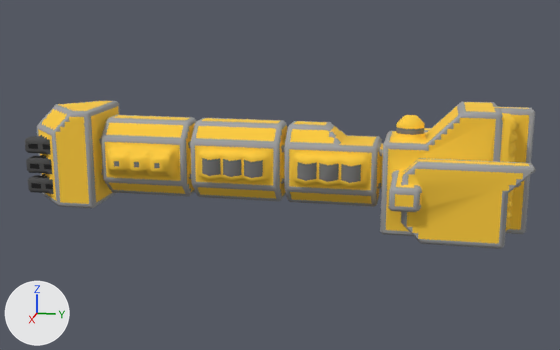
A saved change to the OBJ model src/jsMain/resources/meshes/mechyrdia-5-tyla-class.obj.
Both versions are drawn from a 50 mm camera at (142.3, 30.6, 44.2) aimed at (0.2, 2.2, 8.7). Arrows for +X, +Y and +Z are at lower left; the lights stay in place. Where no turn or scale is listed for an object, it has been applied to the vertices.

Objects in the first picture: 'mechyrdia-5-tyla-class'.
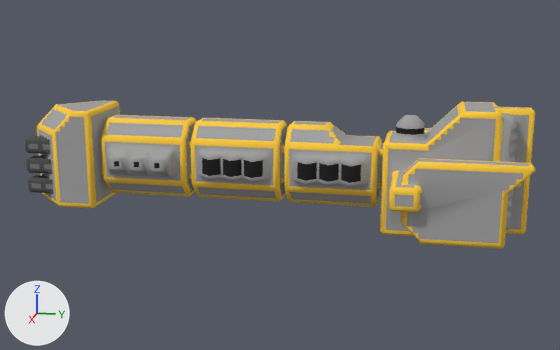
The newer file is also turned or shifted as a whole; pictures and numbers use the older file's frame.

Where the change shows, as pixel boxes [x1, y1, x2, y2] in the pictures (560 x 350 px; the box of a moved part takes in the faces that stretch with it):
part 1 of me_mechyrdia_5_tyla_class, moved or reshaped: before [328, 142, 515, 210]; after [305, 118, 511, 223]
part 2 of me_mechyrdia_5_tyla_class, moved or reshaped: before [230, 155, 243, 158]; after [230, 156, 269, 182]
part 3 of me_mechyrdia_5_tyla_class, surface changed: [37, 101, 536, 249] in both

Patch to the scene script:
```diff
--- a/src/jsMain/resources/meshes/mechyrdia-5-tyla-class.obj.py
+++ b/src/jsMain/resources/meshes/mechyrdia-5-tyla-class.obj.py
@@ me_mechyrdia_5_tyla_class @@
 # used by ob_mechyrdia_5_tyla_class; location = (0.0, 0.0, 0.0)
-me_mechyrdia_5_tyla_class.from_pydata(...)  # 2666 vertices, 4905 faces; spans x -18.5..18.5, y -48.0..48.0, z 0.0..23.0
+me_mechyrdia_5_tyla_class.from_pydata(...)  # 2665 vertices, 4913 faces; spans x -18.5..18.5, y -48.0..48.0, z 0.0..23.0
+# me_mechyrdia_5_tyla_class part 1: 1 vertex moved from x 8.0, y 17.0, z 13.5 to x 7.0, y 18.0, z 13.5; 7 vertices removed from x -13.0..8.0, y 13.0..44.5, z 5.0..21.0; 9 vertices added at x -7.0..16.0, y 9.0..44.5, z 1.5..20.5
+# me_mechyrdia_5_tyla_class part 2: 1 vertex removed from x 8.0, y -5.0, z 13.5; 2 vertices added at x 8.0, y -5.0..-1.0, z 9.5..13.5
+# me_mechyrdia_5_tyla_class part 3: 3916 kept faces spanning x -18.5..18.5, y -48.0..48.0, z 0.0..23.0 get new texture (UV) coordinates
 me_mechyrdia_5_tyla_class.materials.append(mat_mechyrdia_5_tyla_class)
```
